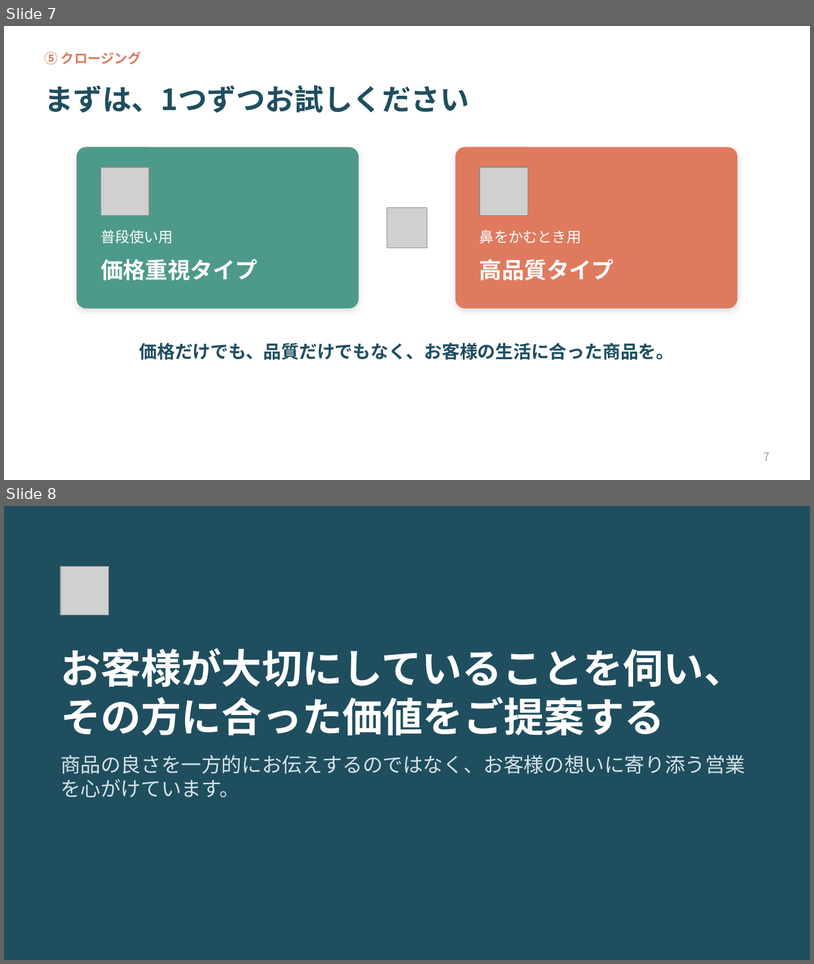
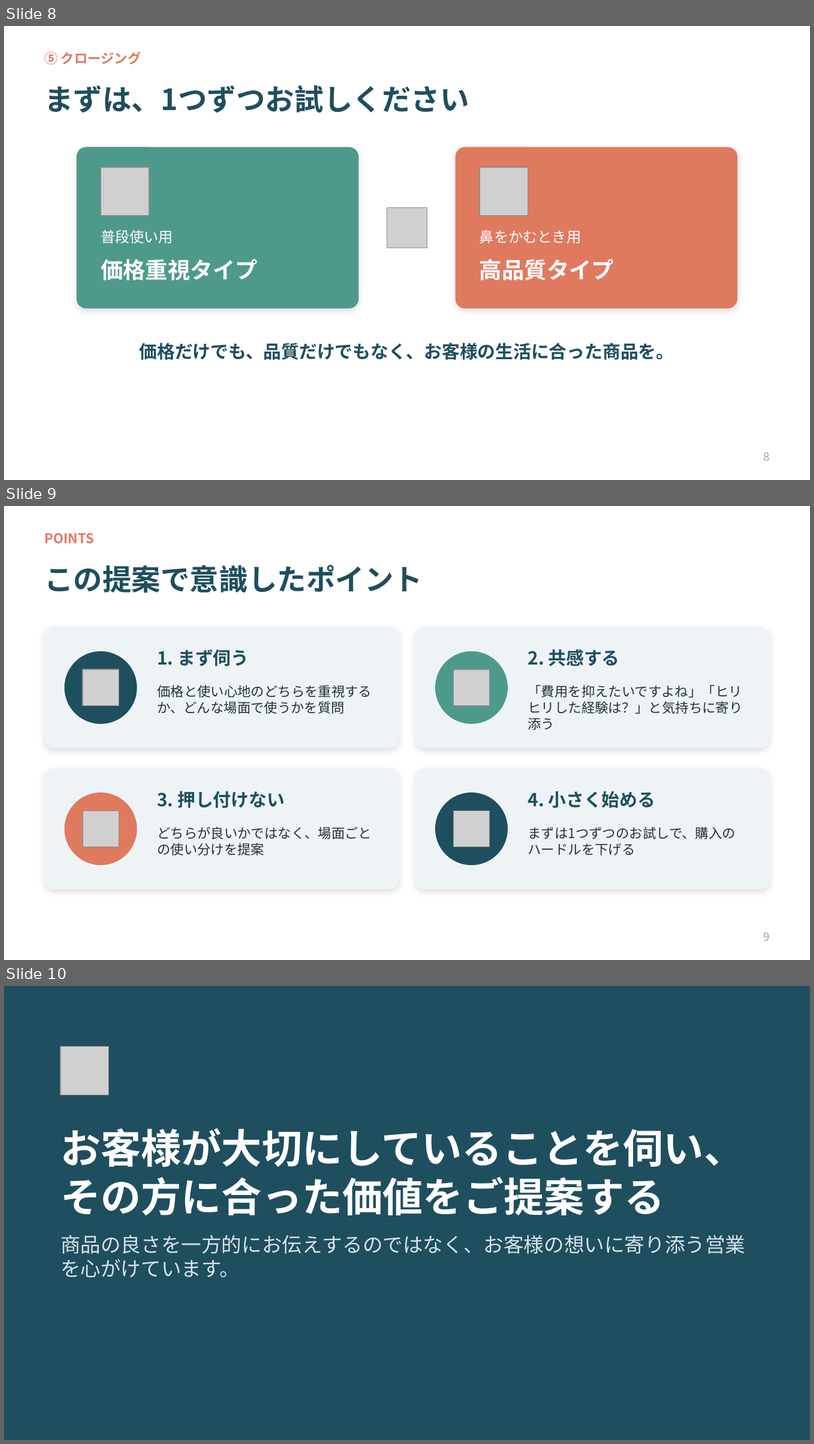
Before and after one commit to ha19870907-a11y/turbo-disco, a slide deck: tissue_sales_roleplay.pptx. Shown one above the other, each under a label of ours: slides 7 and 8 before the commit, slides 8, 9 and 10 after it. The pictures are 814x964 and 814x1444 pixels, drawn with LibreOffice and Linux fonts; fonts in the diff are those of the drawing; grey boxes stand for pictures. Boxes give left, top, right and bottom in pixels: in the first picture for what was removed or moved away, otherwise in the second. Text is boxed around its words. In the diff, an @@ line names an element or a change of style, - is before the commit and + after.

```diff
--- a/tissue_sales_roleplay.pptx
+++ b/tissue_sales_roleplay.pptx
@@ slide 9 added at (x1=4, y1=506, x2=810, y2=960), background #FFFFFF @@
@@ text added at (x1=44, y1=533, x2=94, y2=544), 12 pt, text #E07A5F, bold @@
+POINTS
@@ title added at (x1=44, y1=565, x2=423, y2=593), 26 pt, text #1F4E5F, bold @@
+この提案で意識したポイント
@@ rounded rectangle added at (x1=44, y1=627, x2=399, y2=748), fill #EEF4F5 @@
@@ rounded rectangle added at (x1=415, y1=627, x2=770, y2=748), fill #EEF4F5 @@
@@ text added at (x1=157, y1=649, x2=249, y2=666), 16 pt, text #1F4E5F, bold @@
+1. まず伺う
@@ text added at (x1=528, y1=649, x2=620, y2=666), 16 pt, text #1F4E5F, bold @@
+2. 共感する
@@ ellipse added at (x1=65, y1=651, x2=137, y2=724), fill #1F4E5F @@
@@ ellipse added at (x1=435, y1=651, x2=508, y2=724), fill #4E9A8A @@
@@ picture added at (x1=82, y1=669, x2=119, y2=705) @@
@@ text added at (x1=157, y1=685, x2=372, y2=714), 12 pt, text #263238 @@
+価格と使い心地のどちらを重視するか、どんな場面で使うかを質問
@@ picture added at (x1=454, y1=669, x2=490, y2=705) @@
@@ text added at (x1=528, y1=685, x2=743, y2=730), 12 pt, text #263238 @@
+「費用を抑えたいですよね」「ヒリヒリした経験は？」と気持ちに寄り添う
@@ rounded rectangle added at (x1=44, y1=768, x2=399, y2=889), fill #EEF4F5 @@
@@ rounded rectangle added at (x1=415, y1=768, x2=770, y2=889), fill #EEF4F5 @@
@@ ellipse added at (x1=65, y1=792, x2=137, y2=865), fill #E07A5F @@
@@ text added at (x1=157, y1=790, x2=285, y2=808), 16 pt, text #1F4E5F, bold @@
+3. 押し付けない
@@ ellipse added at (x1=435, y1=792, x2=508, y2=865), fill #1F4E5F @@
@@ text added at (x1=528, y1=791, x2=656, y2=808), 16 pt, text #1F4E5F, bold @@
+4. 小さく始める
@@ picture added at (x1=82, y1=810, x2=119, y2=846) @@
@@ picture added at (x1=454, y1=810, x2=490, y2=846) @@
@@ text added at (x1=157, y1=826, x2=372, y2=855), 12 pt, text #263238 @@
+どちらが良いかではなく、場面ごとの使い分けを提案
@@ text added at (x1=528, y1=826, x2=737, y2=855), 12 pt, text #263238 @@
+まずは1つずつのお試しで、購入のハードルを下げる
@@ page number added at (x1=764, y1=932, x2=770, y2=940), 10 pt, text #8AA4AE @@
+9
@@ what was slide 7 is now slide 8 @@
@@ page number at (x1=764, y1=452, x2=770, y2=460): text changed @@
-7
+8
@@ what was slide 8 is now slide 10 @@
```
Also in this commit, not shown: 2 slides changed, 1 other slide added.
